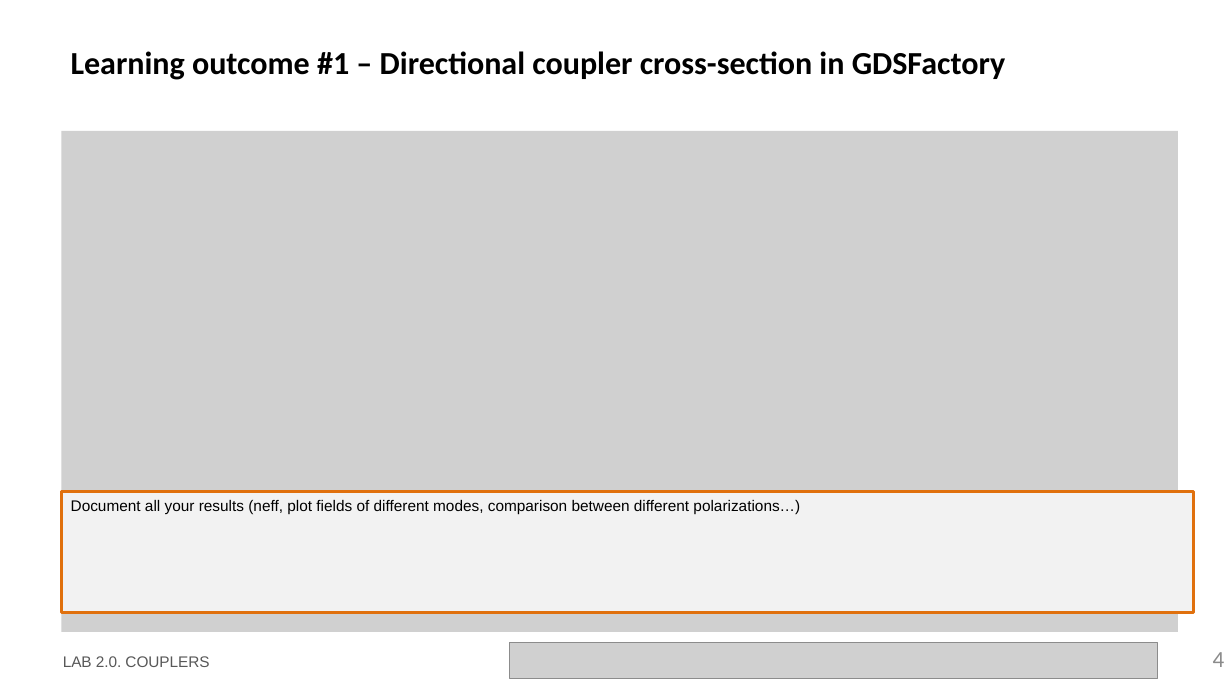
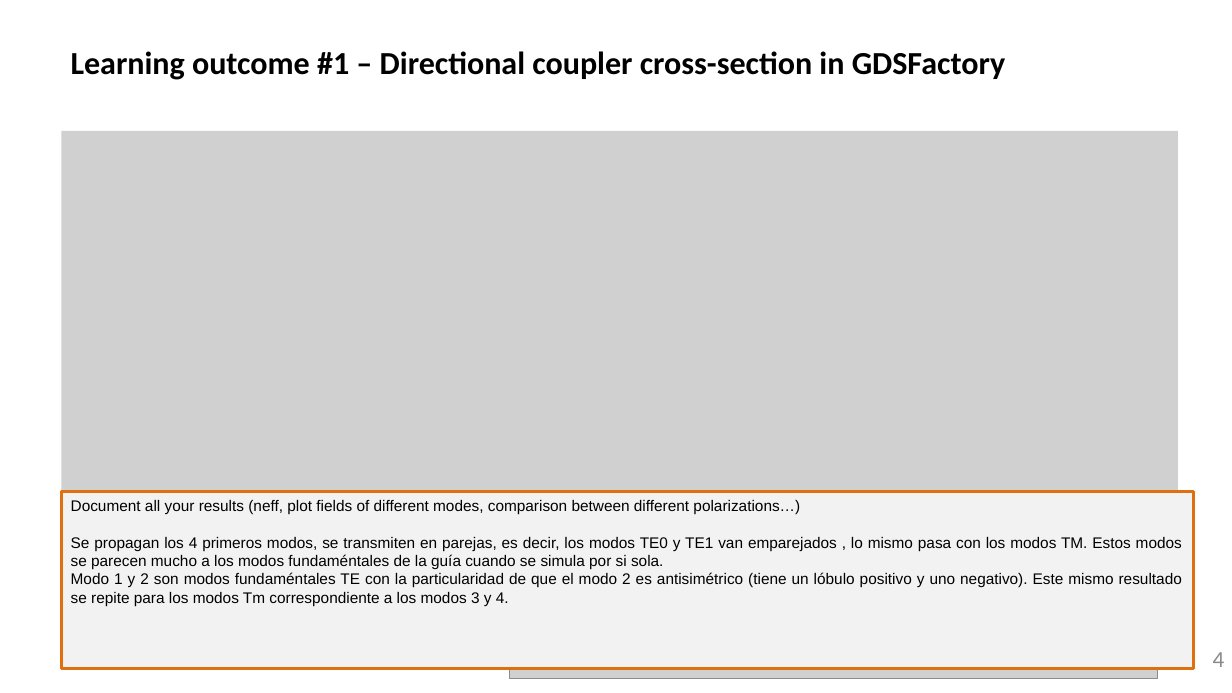
Before and after one commit to Japeacru/cifoin-lab2, a slide deck: slide 4 of LabBook_20.pptx. Drawn at 1232x693 pixels with LibreOffice and Linux fonts; fonts in the diff are those of the drawing; grey boxes stand for pictures; background and template pictures are left out. Boxes give left, top, right and bottom in pixels: in the first picture for what was removed or moved away, otherwise in the second. Text is boxed around its words. In the diff, an @@ line names an element or a change of style, - is before the commit and + after.

```diff
--- a/LabBook_20.pptx
+++ b/LabBook_20.pptx
@@ rectangle "Document all your results (neff, ...": place and size @@
-rectangle "Document all your results (neff, ..." at bbox=[62, 492, 1194, 613]
+rectangle "Document all your results (neff, ..." at bbox=[62, 492, 1194, 669]
@@ text in rectangle at bbox=[71, 537, 1182, 607]: paragraphs added @@
+Se propagan los 4 primeros modos, se transmiten en parejas, es decir, los modos TE0 y TE1 van emparejados , lo mismo pasa con los modos TM. Estos modos se parecen mucho a los modos fundaméntales de la guía cuando se simula por si sola.
+Modo 1 y 2 son modos fundaméntales TE con la particularidad de que el modo 2 es antisimétrico (tiene un lóbulo positivo y uno negativo). Este mismo resultado se repite para los modos Tm correspondiente a los modos 3 y 4.
```
Also in this commit, not shown: 2 other files.
